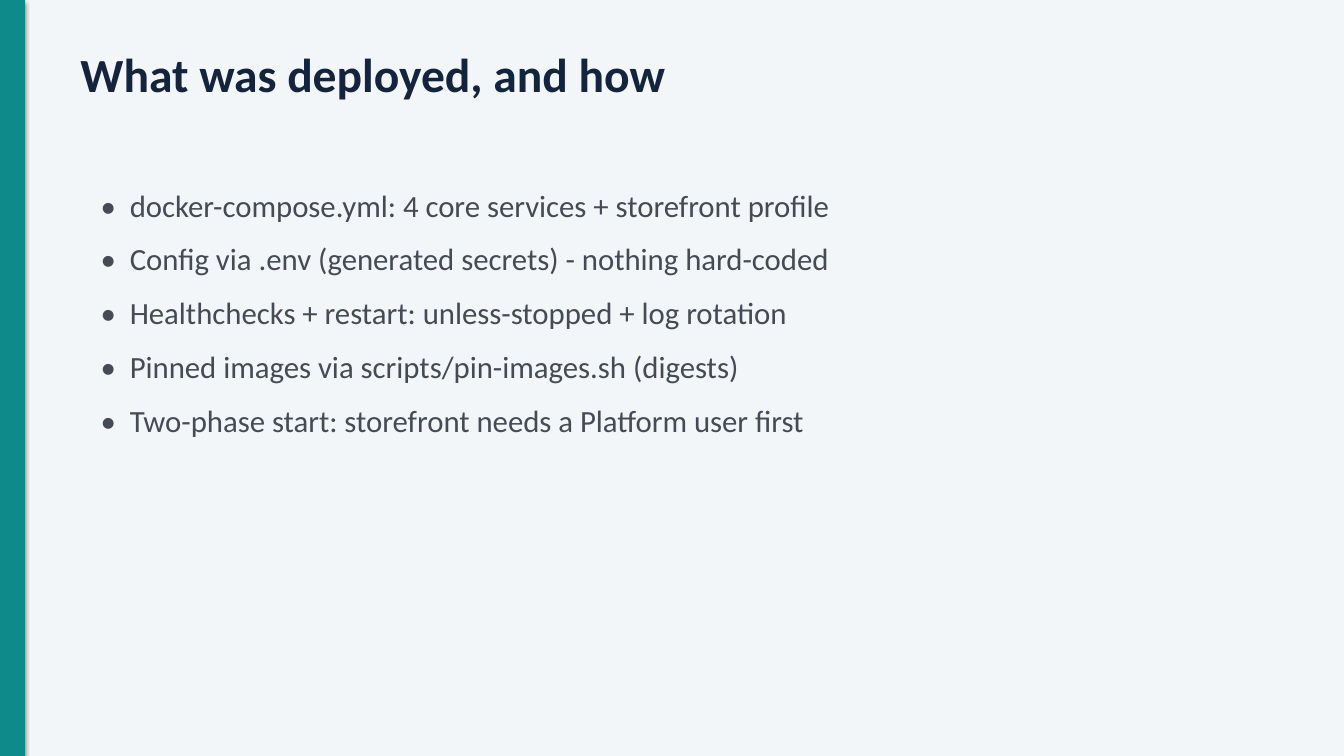
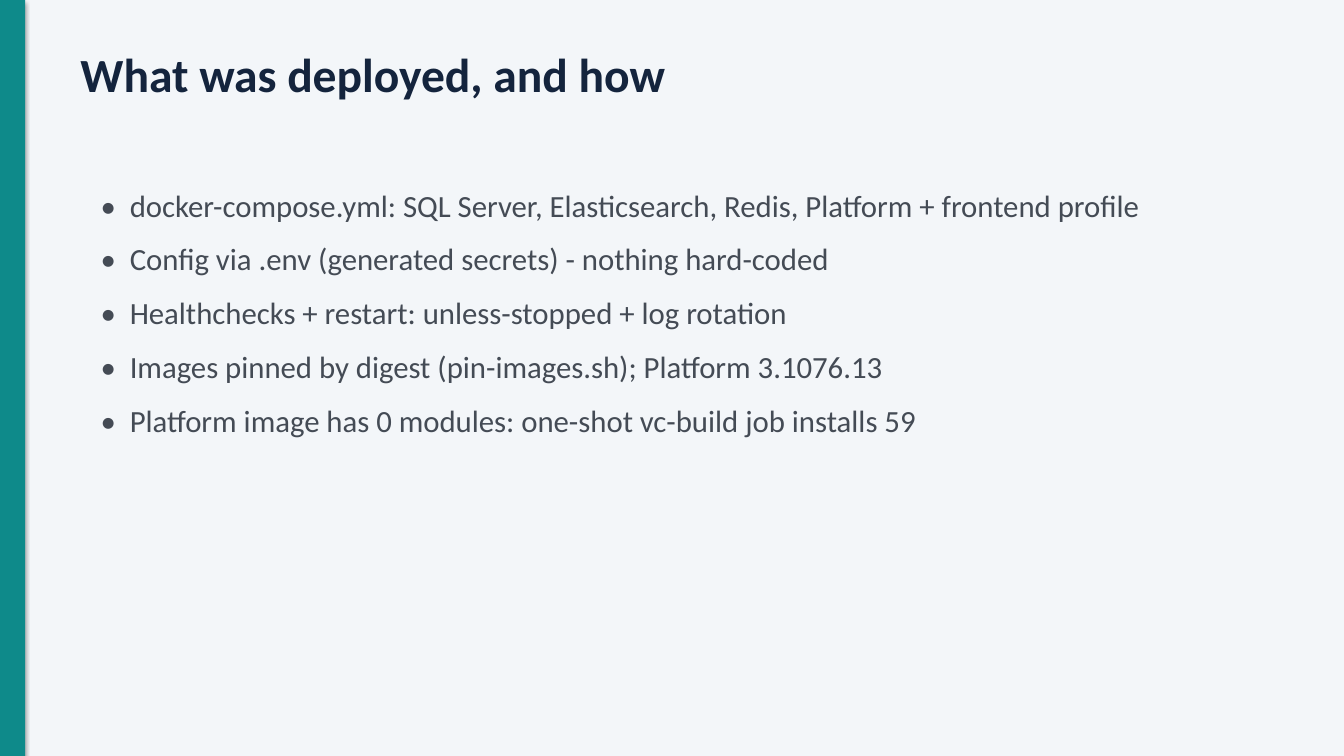
Before and after one commit to dussashivani/Project_Virto-Commerce-Platform_, a slide deck: slide 3 of docs/presentation/Virto-AWS-DevOps-presentation.pptx. Drawn at 1344x756 pixels with LibreOffice and Linux fonts; fonts in the diff are those of the drawing. Boxes give left, top, right and bottom in pixels: in the first picture for what was removed or moved away, otherwise in the second. Text is boxed around its words. In the diff, an @@ line names an element or a change of style, - is before the commit and + after.

```diff
--- a/docs/presentation/Virto-AWS-DevOps-presentation.pptx
+++ b/docs/presentation/Virto-AWS-DevOps-presentation.pptx
@@ text at box(130, 195, 1139, 222): text changed @@
-• docker-compose.yml: 4 core services + storefront profile
+• docker-compose.yml: SQL Server, Elasticsearch, Redis, Platform + frontend profile
@@ text at box(130, 355, 915, 438): text changed @@
-• Pinned images via scripts/pin-images.sh (digests)
-• Two-phase start: storefront needs a Platform user first
+• Images pinned by digest (pin-images.sh); Platform 3.1076.13
+• Platform image has 0 modules: one-shot vc-build job installs 59
```
Also in this commit, not shown: 8 other slides changed.
